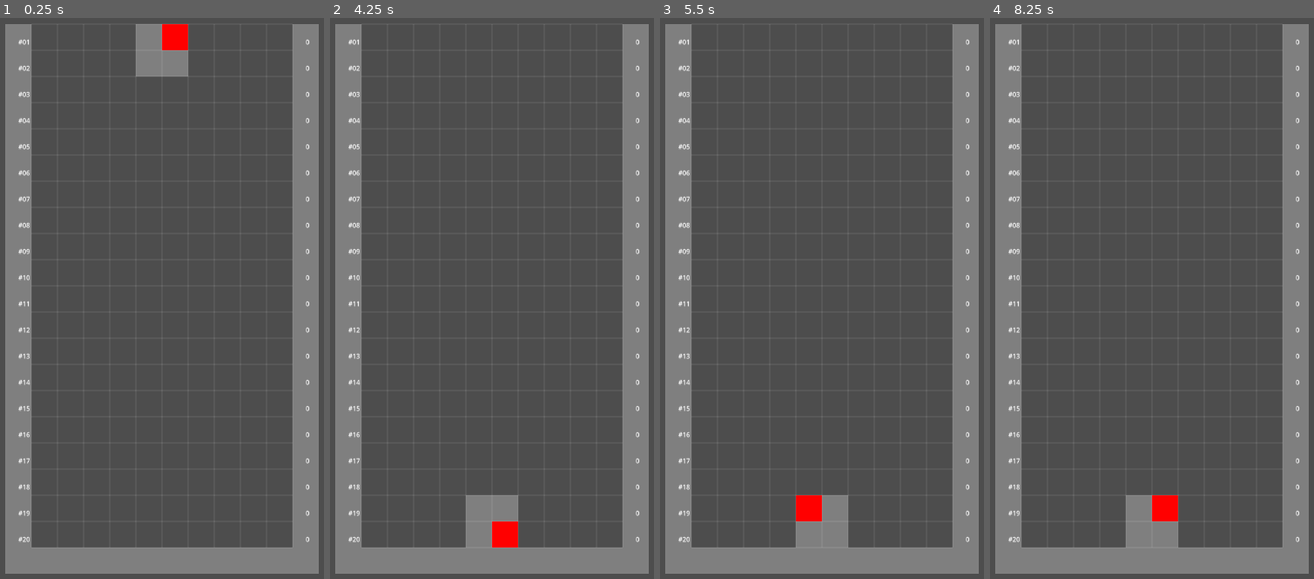
Above: before the commit, frames 1-4 (left to right).
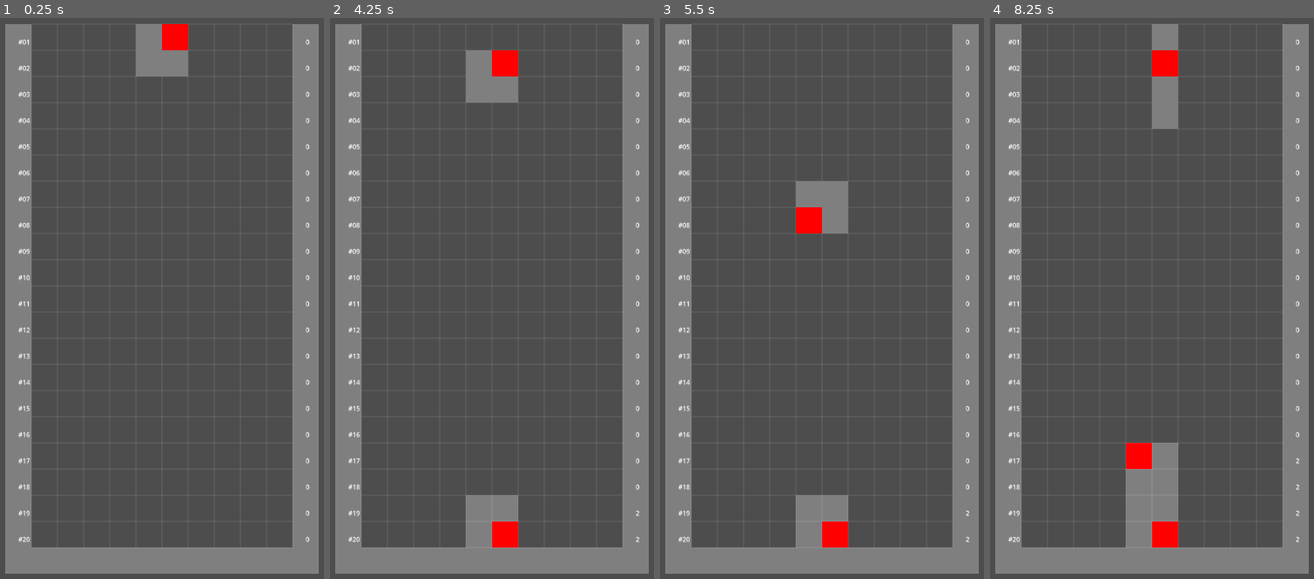
Above: after the commit, the same moments.

Repository: lacedon/mana-tetris
Game: Godot game, scene res://src/components/field/field.tscn
Two runs of this game, one before a commit and one after it. Both use one fixed random seed, a clock stepped at 60 frames per second and the inputs below.
Inputs:
- Up to frame 1 (0.25 s): no input
- Up to frame 2 (4.25 s): tap Enter at 0.5, 3.5 s; hold Right (move-right) 0.53-1.28 s; hold S (drop) 0.53-1.28 s; hold Left (move-left) 1.28-2.03 s; tap Up (rotate) at 1.35, 2.85 s; tap Space at 2 s; hold S (drop) 2.03-2.78 s; hold Right (move-right) 2.03-3.53 s; hold Left (move-left) from 3.53 s (still down); hold S (drop) from 3.53 s (still down)
- Up to frame 3 (5.5 s): keep holding Left (move-left); release S (drop) at 4.28 s; tap Up (rotate) at 4.35 s; tap Space at 5 s; hold S (drop) from 5.03 s (still down)
- Up to frame 4 (8.25 s): release Left (move-left) at 5.78 s; release S (drop) at 5.78 s; hold Right (move-right) 5.78-8.03 s; tap Up (rotate) at 5.85, 7.35 s; tap Enter at 6.5 s; hold S (drop) 6.53-7.28 s; tap Space at 8 s; hold Left (move-left) from 8.03 s (still down); hold S (drop) from 8.03 s (still down)

The runs differ from the first frame. In frame 1, less than 0.1% of the frame differs, in the area x 50-59%, y 1-6%; in frame 2, 1.5%; in frame 3, 2.3%; in frame 4, 3.8%, in the area x 41-96%, y 1-95%.
Error before the commit: Invalid call. Nonexistent function 'handle_cells_updated' in base 'Node (row_detector.gd)'. (res://src/components/field/field.gd:12)

Commit message:
Refactor row detector and cell manager

Diff:
--- a/src/components/field/cell_manager/cell_manager.gd
+++ b/src/components/field/cell_manager/cell_manager.gd
@@ -4,49 +4,64 @@
 const FigureNode = preload("res://src/components/figure/figure.gd")
 const CellScene = preload("res://src/components/cell/cell.tscn")
 const CellNode = preload("res://src/components/cell/cell.gd")
+const ArrayHelpers = preload("res://src/helpers/array.gd")
 
-signal cells_updated
+signal cells_updated(cells_per_row: Array[int])
 
 @export var figure_node_ref: FigureNode
 
-func _handle_last_cell_ready() -> void:
-    emit_signal(cells_updated.get_name())
+var _cells_per_row: Array[int] = ArrayHelpers.createArrayInt(FieldConfig.field_size.y)
+var _global_cell_index = 0
+
+func _create_cell_instance(cell: GameCell, cell_node: CellNode, position_offset: Vector2) -> CellNode:
+    var cell_instance: CellNode = CellScene.instantiate()
+    var cell_position: Vector2 = position_offset + cell_node.position
+    cell_instance.name = "Cell #" + str(_global_cell_index)
+    cell_instance.set_cell_type(cell.cell_type)
+    cell_instance.position = cell_position
+    _global_cell_index += 1
+    return cell_instance
 
 func set_figure_cells(figure: GameFigure) -> void:
     var figure_position: Vector2 = figure_node_ref.position
     var figure_cells: Array[CellNode] = figure_node_ref.get_cells()
     var cell_count: int = figure.cells.size()
+    var filled_rows: Array[int] = []
+
     for cell_index in range(cell_count):
         var cell: GameCell = figure.cells[cell_index]
-        var is_last_cell: bool = cell_index == (cell_count - 1)
+        if !cell || cell.cell_type == CellTypes.EMPTY: continue
 
-        if !cell || cell.cell_type == CellTypes.EMPTY:
-            continue
-
-        var cell_instance: CellNode = CellScene.instantiate()
-        if is_last_cell:
-            cell_instance.connect(cell_instance.cell_ready.get_name(), _handle_last_cell_ready, CONNECT_ONE_SHOT)
-
-        var cell_position: Vector2 = figure_position + figure_cells[cell_index].position
-        var cell_position_in_field: Vector2 = cell_position / FieldConfig.cell_size
-        cell_instance.name = "Cell" + str(cell_position_in_field)
-        cell_instance.set_cell_type(cell.cell_type)
-        cell_instance.position = cell_position
+        var cell_instance: CellNode = _create_cell_instance(cell, figure_cells[cell_index], figure_position)
         add_child(cell_instance)
 
+        var cell_row: int = round(cell_instance.position.y / FieldConfig.cell_size.y)
+        _cells_per_row[cell_row] += 1
+        if (_cells_per_row[cell_row] >= FieldConfig.field_size.x):
+            filled_rows.append(cell_row)
+
+    if filled_rows.size() > 0:
+        handle_row_filled(filled_rows)
+
+    emit_signal(cells_updated.get_name(), _cells_per_row)
+
 func handle_row_filled(row_indexes: Array[int]) -> void:
-    prints('handle_row_filled', row_indexes)
+    var previous_cells_per_row: Array[int] = _cells_per_row.duplicate()
+    var rows_count: int = FieldConfig.field_size.y
 
-    # TODO: Would be nice not to go through the children
+    # TODO: Rewrite to work with rows having all the cells instead of the individual cells
     for cell in get_children():
+        # TODO: Would be nice not to go through the children
         if !(cell is CellNode): continue
 
         var cell_row_index: int = cell.position.y / FieldConfig.cell_size.y
         for row_index in row_indexes:
-            if row_index == cell_row_index:
-                # TODO: Need an entity pool here
-                cell.hide()
-            if row_index > cell_row_index:
+            if cell_row_index == row_index:
+                # TODO: Need to rewrite to work with an entity pool here
+                cell.queue_free()
+                _cells_per_row[row_index] = 0
+            if cell_row_index < row_index: # 1 19
                 cell.position.y += FieldConfig.cell_size.y
-
-    emit_signal(cells_updated.get_name())
+                _cells_per_row[row_index] = 0
+                if row_index + 1 < rows_count:
+                    _cells_per_row[row_index + 1] += previous_cells_per_row[row_index]
--- a/src/components/field/field.gd
+++ b/src/components/field/field.gd
@@ -2,18 +2,15 @@
 
 const FigureGenerator = preload("res://src/components/field/figure_generator/figure_generator.gd")
 const CellManager = preload("res://src/components/field/cell_manager/cell_manager.gd")
-const RowDetector = preload("res://src/components/field/row_detector/row_detector.gd")
+const RowDebugger = preload("res://src/components/field/row_debugger/row_debugger.gd")
 
-@onready var figure_generator: FigureGenerator = $FigureGenerator
-@onready var cell_manager: CellManager = $CellManager
-@onready var row_detector: RowDetector = $RowDetector
+@onready var figure_generator: FigureGenerator = $State/FigureGenerator
+@onready var cell_manager: CellManager = $State/CellManager
+@onready var row_debugger: RowDebugger = $Level/RowDebugger
 
-func handle_cells_updated() -> void:
-    row_detector.handle_cells_updated()
+func handle_cells_updated(cells_per_row: Array[int]) -> void:
     figure_generator.use_next_figure()
-
-func handle_row_filled(filled_rows: Array[int]) -> void:
-    cell_manager.handle_row_filled(filled_rows)
+    row_debugger.show_debug_info(cells_per_row)
 
 func handle_figure_set(figure: GameFigure) -> void:
     cell_manager.set_figure_cells(figure)
--- a/src/components/field/field.tscn
+++ b/src/components/field/field.tscn
@@ -1,6 +1,7 @@
 [gd_scene load_steps=11 format=3 uid="uid://ci4ndl0632atk"]
 
 [ext_resource type="Script" uid="uid://cxb7hnsol57tb" path="res://src/components/field/field.gd" id="1_hthpe"]
+[ext_resource type="PackedScene" uid="uid://dt8u7ssqrmh4b" path="res://src/components/field/row_debugger/row_debugger.tscn" id="2_3mxdh"]
 [ext_resource type="Resource" uid="uid://dp87efq5tu36r" path="res://data/blocks-and-lines.tres" id="3_3mxdh"]
 [ext_resource type="PackedScene" uid="uid://c41netsr5yoin" path="res://src/components/field/figure_generator/figure_generator.tscn" id="3_hfyhx"]
 [ext_resource type="PackedScene" uid="uid://dcibk1m7gbtwi" path="res://src/components/field/walls/walls.tscn" id="4_6sdv8"]
@@ -8,41 +9,19 @@
 [ext_resource type="PackedScene" uid="uid://c2hydwapiwltv" path="res://src/components/field/grid/grid.tscn" id="5_0hdck"]
 [ext_resource type="PackedScene" uid="uid://dws6kt3fjmvdt" path="res://src/components/controller/controller.tscn" id="5_040dr"]
 [ext_resource type="PackedScene" uid="uid://diwdpg65wgwks" path="res://src/components/field/cell_manager/cell_manager.tscn" id="5_mpd6f"]
-[ext_resource type="PackedScene" uid="uid://b7x83ybaqdkl2" path="res://src/components/field/row_detector/row_detector.tscn" id="7_3mxdh"]
 [ext_resource type="PackedScene" uid="uid://b57y3wwhyr864" path="res://src/components/figure/figure.tscn" id="7_7y8br"]
 
 [node name="Field" type="Node2D"]
 script = ExtResource("1_hthpe")
-
-[node name="FigureGenerator" parent="." node_paths=PackedStringArray("figure_node_ref") instance=ExtResource("3_hfyhx")]
-figure_list = ExtResource("3_3mxdh")
-figure_node_ref = NodePath("../Figure")
-
-[node name="FigureMover" parent="." node_paths=PackedStringArray("figure_node_ref") instance=ExtResource("4_u8k16")]
-figure_node_ref = NodePath("../Figure")
-
-[node name="CellManager" parent="." node_paths=PackedStringArray("figure_node_ref") instance=ExtResource("5_mpd6f")]
-figure_node_ref = NodePath("../Figure")
-
-[node name="Controller" parent="." node_paths=PackedStringArray("figure_mover_ref") instance=ExtResource("5_040dr")]
-figure_mover_ref = NodePath("../FigureMover")
-
-[node name="Decorations" type="Node" parent="."]
-
-[node name="Walls" parent="Decorations" instance=ExtResource("4_6sdv8")]
-
-[node name="Grid" parent="Decorations" instance=ExtResource("5_0hdck")]
-
-[node name="RowDetector" parent="." instance=ExtResource("7_3mxdh")]
 
 [node name="Camera2D" type="Camera2D" parent="."]
 offset = Vector2(-128, -128)
 anchor_mode = 0
 zoom = Vector2(0.75, 0.75)
 
-[node name="Figure" parent="." instance=ExtResource("7_7y8br")]
+[node name="UI" type="CanvasLayer" parent="."]
 
-[node name="UseNextFigure" type="Button" parent="."]
+[node name="UseNextFigure" type="Button" parent="UI"]
 visible = false
 offset_left = 16.0
 offset_top = 99.0
@@ -50,7 +29,33 @@
 offset_bottom = 130.0
 text = "Use another figure"
 
-[connection signal="cells_updated" from="CellManager" to="." method="handle_cells_updated"]
-[connection signal="filled_rows_detected" from="RowDetector" to="." method="handle_row_filled"]
-[connection signal="figure_set" from="Figure" to="." method="handle_figure_set"]
-[connection signal="button_up" from="UseNextFigure" to="." method="handle_cells_updated"]
+[node name="State" type="Node" parent="."]
+
+[node name="FigureGenerator" parent="State" node_paths=PackedStringArray("figure_node_ref") instance=ExtResource("3_hfyhx")]
+figure_list = ExtResource("3_3mxdh")
+figure_node_ref = NodePath("../../Level/Figure")
+
+[node name="FigureMover" parent="State" node_paths=PackedStringArray("figure_node_ref") instance=ExtResource("4_u8k16")]
+figure_node_ref = NodePath("../../Level/Figure")
+
+[node name="CellManager" parent="State" node_paths=PackedStringArray("figure_node_ref") instance=ExtResource("5_mpd6f")]
+figure_node_ref = NodePath("../../Level/Figure")
+
+[node name="Controller" parent="State" node_paths=PackedStringArray("figure_mover_ref") instance=ExtResource("5_040dr")]
+figure_mover_ref = NodePath("../FigureMover")
+
+[node name="Level" type="Node" parent="."]
+
+[node name="Decorations" type="Node" parent="Level"]
+
+[node name="Walls" parent="Level/Decorations" instance=ExtResource("4_6sdv8")]
+
+[node name="Grid" parent="Level/Decorations" instance=ExtResource("5_0hdck")]
+
+[node name="RowDebugger" parent="Level" instance=ExtResource("2_3mxdh")]
+
+[node name="Figure" parent="Level" instance=ExtResource("7_7y8br")]
+
+[connection signal="button_up" from="UI/UseNextFigure" to="." method="handle_cells_updated"]
+[connection signal="cells_updated" from="State/CellManager" to="." method="handle_cells_updated"]
+[connection signal="figure_set" from="Level/Figure" to="." method="handle_figure_set"]
--- /dev/null
+++ b/src/components/field/row_debugger/row_debugger.gd
@@ -0,0 +1,27 @@
+extends Node
+
+var cell_counter_labels: Array[Label] = []
+
+func _ready() -> void:
+    _create_debug_numbers()
+
+func _create_debug_numbers() -> void:
+    for i in range(0, FieldConfig.field_size.y):
+        var row_index_label: Label = Label.new()
+        row_index_label.name = "RowIndex#" + str(i)
+        row_index_label.text = "#" + (str(i + 1) if i > 8 else '0' + str(i + 1))
+        row_index_label.position = Vector2(-0.5, i + 0.5) * FieldConfig.cell_size
+
+        var cell_counter_label: Label = Label.new()
+        cell_counter_label.name = "CellCounter#" + str(i)
+        cell_counter_label.text = "0"
+        cell_counter_label.position = Vector2(FieldConfig.field_size.x + 0.5, i + 0.5) * FieldConfig.cell_size
+        cell_counter_labels.append(cell_counter_label)
+
+        add_child(row_index_label)
+        add_child(cell_counter_label)
+
+func show_debug_info(cell_number_list: Array[int]) -> void:
+    var cell_number_list_size = cell_number_list.size()
+    for index in range(cell_counter_labels.size()):
+        cell_counter_labels[index].text = str(cell_number_list[index]) if index < cell_number_list_size else "0"
--- /dev/null
+++ b/src/components/field/row_debugger/row_debugger.tscn
@@ -0,0 +1,8 @@
+[gd_scene load_steps=2 format=3 uid="uid://dt8u7ssqrmh4b"]
+
+[ext_resource type="Script" uid="uid://duqc7nyvn1n4a" path="res://src/components/field/row_debugger/row_debugger.gd" id="1_tjgt4"]
+
+[node name="RowDebugger" type="Control"]
+layout_mode = 3
+anchors_preset = 0
+script = ExtResource("1_tjgt4")
--- a/src/components/field/row_detector/row_detector.gd
+++ /dev/null
@@ -1,82 +0,0 @@
-extends Node
-
-signal filled_rows_detected(filled_rows: Array[int])
-
-const Collisions = preload("res://src/common/collisions.gd").Collisions
-
-var area_list: Array[Area2D] = []
-var cell_counter_labels: Array[Label] = []
-
-func _ready() -> void:
-    _create_area_list()
-    _create_debug_numbers()
-
-func _exit_tree() -> void:
-    for area_2d in area_list:
-        area_2d.disconnect(area_2d.area_entered.get_name(), _handle_cell_intersection)
-
-func _create_debug_numbers() -> void:
-    for i in range(0, FieldConfig.field_size.y):
-        var row_index_label: Label = Label.new()
-        row_index_label.name = "RowIndex#" + str(i)
-        row_index_label.text = "#" + (str(i + 1) if i > 8 else '0' + str(i + 1))
-        row_index_label.position = Vector2(-0.5, i + 0.5) * FieldConfig.cell_size
-
-        var cell_counter_label: Label = Label.new()
-        cell_counter_label.name = "CellCounter#" + str(i)
-        cell_counter_label.text = "0"
-        cell_counter_label.position = Vector2(FieldConfig.field_size.x + 0.5, i + 0.5) * FieldConfig.cell_size
-        cell_counter_labels.append(cell_counter_label)
-
-        add_child(row_index_label)
-        add_child(cell_counter_label)
-
-func _show_debug_info(cell_number_list: Array[int]) -> void:
-    for index in range(cell_number_list.size()):
-        cell_counter_labels[index].text = str(cell_number_list[index])
-
-func _create_area_list() -> void:
-    for i in range(0, FieldConfig.field_size.y):
-        var rectangle: RectangleShape2D = RectangleShape2D.new()
-        rectangle.size = Vector2(FieldConfig.field_size.x - 0.5, 0.5) * FieldConfig.cell_size
-
-        var collision_shape: CollisionShape2D = CollisionShape2D.new()
-        collision_shape.shape = rectangle
-        collision_shape.position = rectangle.size / 2 + Vector2(0.25, 0.25) * FieldConfig.cell_size
-
-        var area_2d: Area2D = Area2D.new()
-        area_2d.name = "AreaRow#" + str(i)
-        area_2d.position = Vector2(0, i) * FieldConfig.cell_size
-        area_2d.add_child(collision_shape)
-        area_2d.collision_layer = Collisions.NONE
-        area_2d.collision_mask = Collisions.CELL
-
-        area_2d.connect(area_2d.area_entered.get_name(), _handle_cell_intersection)
-
-        add_child(area_2d)
-        area_list.append(area_2d)
-
-func _get_area_collision_fillment() -> Array[int]:
-    var cell_number_list: Array[int] = []
-    for area_index in range(area_list.size()):
-        var area: Area2D = area_list[area_index]
-        var size: int = area.get_overlapping_areas().size()
-        cell_number_list.append(size)
-
-    return cell_number_list
-
-func _get_filled_rows(cell_number_list: Array[int]) -> Array[int]:
-    var result: Array[int] = []
-    var full_row_cell_count: int = int(FieldConfig.field_size.x)
-    for row_index in range(cell_number_list.size()):
-        if cell_number_list[row_index] == full_row_cell_count:
-            result.append(row_index)
-    return result
-
-func _handle_cell_intersection(_area_2d: Area2D) -> void:
-    var cell_number_list: Array[int] = _get_area_collision_fillment()
-    _show_debug_info(cell_number_list)
-
-    var filled_rows: Array[int] = _get_filled_rows(cell_number_list)
-    if filled_rows.size() > 0:
-        emit_signal(filled_rows_detected.get_name(), filled_rows)
--- a/src/components/field/row_detector/row_detector.tscn
+++ /dev/null
@@ -1,6 +0,0 @@
-[gd_scene load_steps=2 format=3 uid="uid://b7x83ybaqdkl2"]
-
-[ext_resource type="Script" uid="uid://c8ibnagnv8dan" path="res://src/components/field/row_detector/row_detector.gd" id="1_qg5fp"]
-
-[node name="RowDetector" type="Node"]
-script = ExtResource("1_qg5fp")
--- /dev/null
+++ b/src/helpers/array.gd
@@ -0,0 +1,11 @@
+static func createArray(size: int, default_value: Variant = null) -> Array:
+    var arr: Array = []
+    for i in range(size):
+        arr.append(default_value)
+    return arr
+
+static func createArrayInt(size: int, default_value: Variant = 0) -> Array[int]:
+    var arr: Array[int] = []
+    for i in range(size):
+        arr.append(default_value)
+    return arr
Not shown, added: src/components/field/row_debugger/row_debugger.gd.uid
Not shown, removed: src/components/field/row_detector/row_detector.gd.uid
Not shown, added: src/helpers/array.gd.uid
